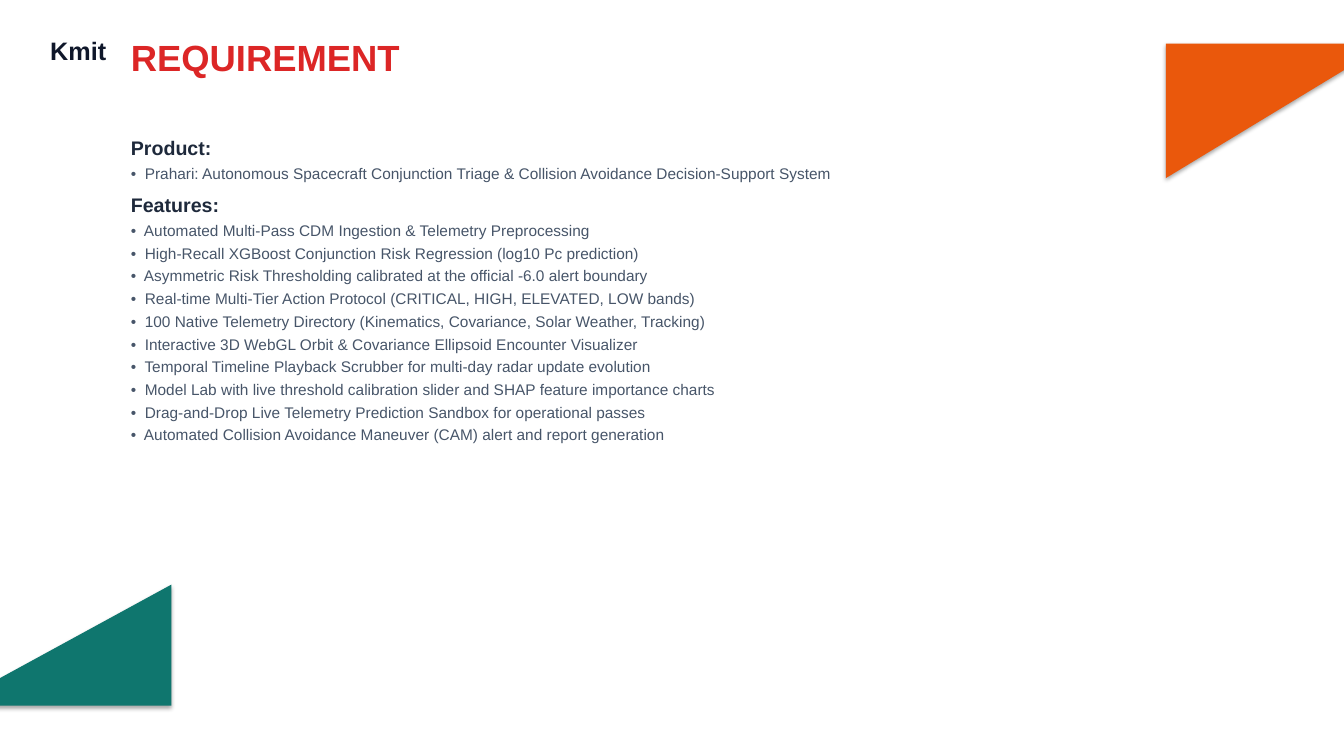
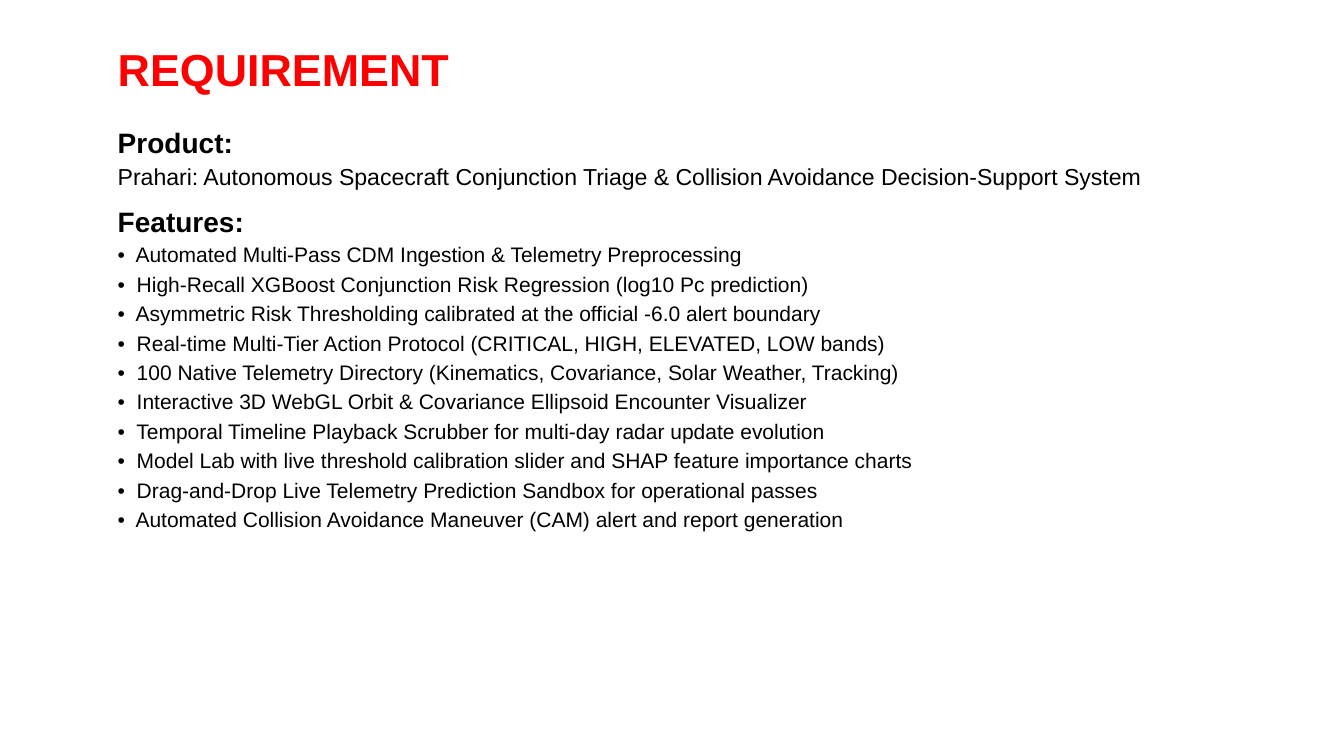
Before and after one commit to akshaybharadwaj45/prahari, a slide deck: slide 6 of docs/Prahari_Presentation.pptx. Drawn at 1344x756 pixels with LibreOffice and Linux fonts; fonts in the diff are those of the drawing; background and template pictures are left out. Boxes give left, top, right and bottom in pixels: in the first picture for what was removed or moved away, otherwise in the second. Text is boxed around its words. In the diff, an @@ line names an element or a change of style, - is before the commit and + after.

Commit message:
feat(presentation): add institutional 13-slide presentation deck with native template assets and system diagrams

```diff
--- a/docs/Prahari_Presentation.pptx
+++ b/docs/Prahari_Presentation.pptx
@@ text removed at bbox=[50, 41, 106, 61] @@
-Kmit
@@ text "REQUIREMENT": place and size @@
-text "REQUIREMENT" at bbox=[131, 45, 400, 78]
+text "REQUIREMENT" at bbox=[118, 54, 449, 94]
@@ text "REQUIREMENT" at bbox=[118, 54, 449, 94]: size 26 to 32 pt, text colour #DC2626 to #FF0000 @@
@@ right triangle removed at bbox=[1166, 44, 1344, 178] @@
@@ text "Product:": place and size @@
-text "Product:" at bbox=[131, 140, 830, 443]
+text "Product:" at bbox=[118, 132, 1141, 531]
@@ text at bbox=[118, 132, 912, 531]: size 14 to 20 pt, text colour #1E293B to #000000 in "Product:", "Features:"; size 11 to 15 pt, text colour #475569 to #000000 in "• Automated Multi-Pass CDM Ingestion & Telemetry ...", "• High-Recall XGBoost Conjunction Risk Regression (log10 ...", "• Asymmetric Risk Thresholding calibrated at the ...", "• Real-time Multi-Tier Action Protocol (CRITICAL, HIGH, ..." and 6 more places; more space between paragraphs @@
@@ text at bbox=[118, 168, 1141, 190]: text changed; size 11 to 16.5 pt; text colour #475569 to #000000 @@
-• Prahari: Autonomous Spacecraft Conjunction Triage & Collision Avoidance Decision-Support System
+Prahari: Autonomous Spacecraft Conjunction Triage & Collision Avoidance Decision-Support System
@@ right triangle removed at bbox=[0, 585, 171, 706] @@
```
Also in this commit, not shown: 7 other slides changed, 5 slides added, 5 slides removed, 37 other files.
